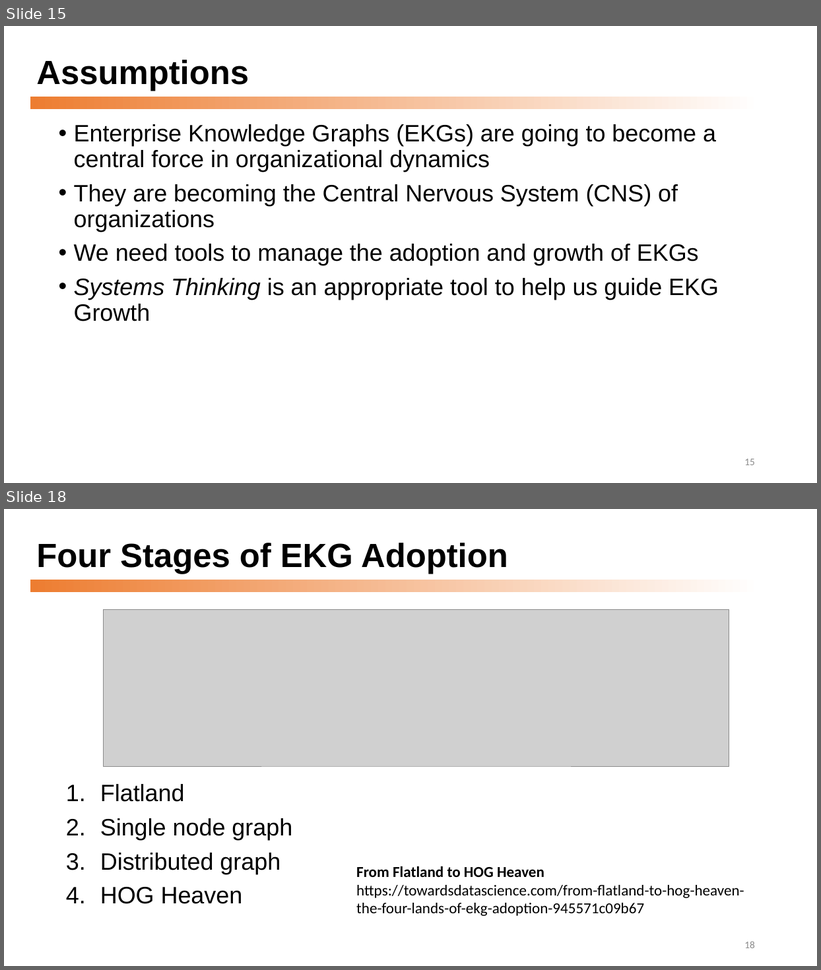
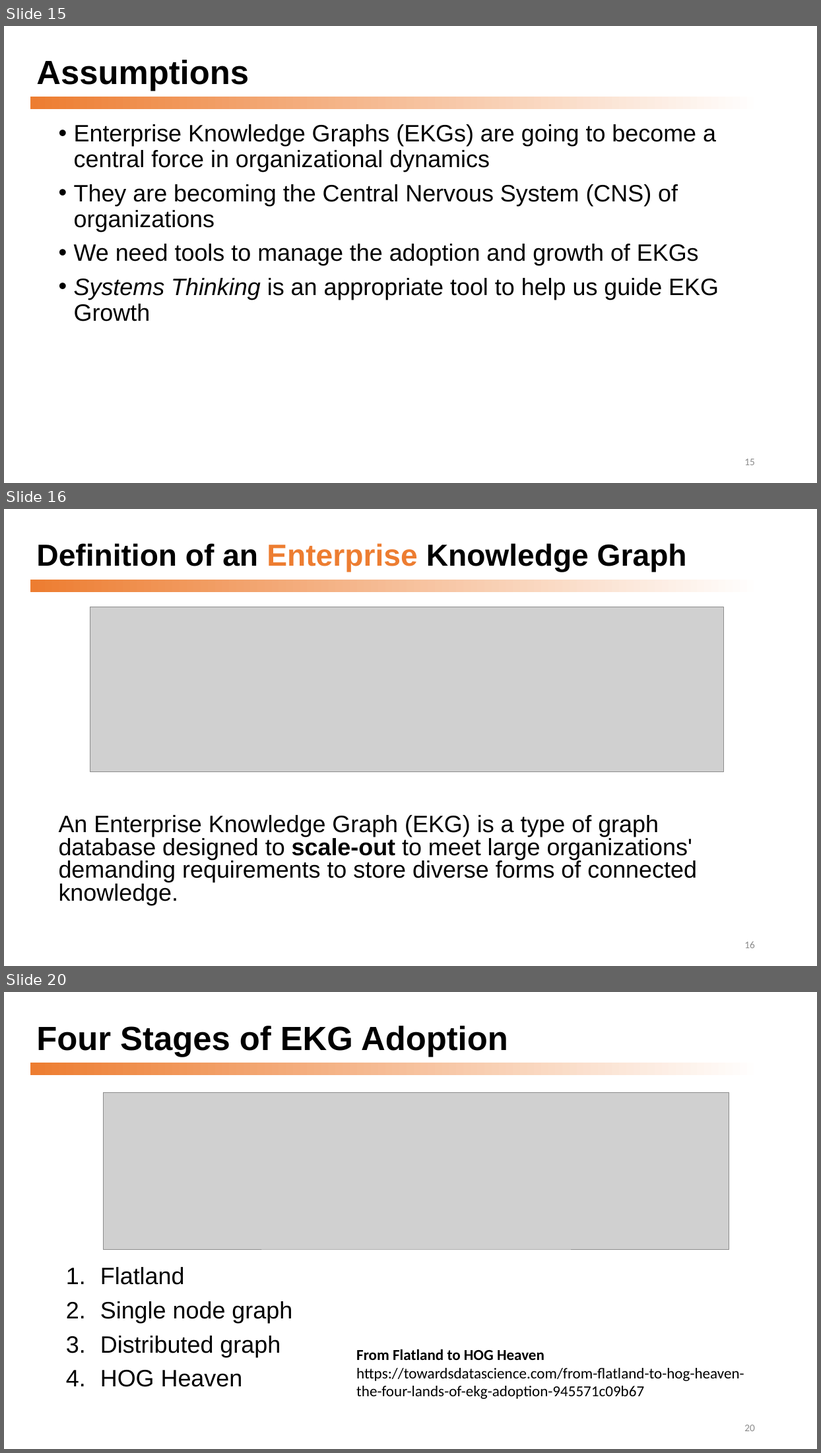
Before and after one commit to dmccreary/graph-systems-thinking, a slide deck: docs/presentations/Graph-Systems-Thinking-Half-Day-Workshop.pptx. Shown one above the other, each under a label of ours: slides 15 and 18 before the commit, slides 15, 16 and 20 after it; the slides between them are not shown. The pictures are 821x970 and 821x1453 pixels, drawn with LibreOffice and Linux fonts; fonts in the diff are those of the drawing; grey boxes stand for pictures. Boxes give left, top, right and bottom in pixels: in the first picture for what was removed or moved away, otherwise in the second. Text is boxed around its words. In the diff, an @@ line names an element or a change of style, - is before the commit and + after.

```diff
--- a/docs/presentations/Graph-Systems-Thinking-Half-Day-Workshop.pptx
+++ b/docs/presentations/Graph-Systems-Thinking-Half-Day-Workshop.pptx
@@ slide 16 added at <box>4,509,817,966</box>, background #FFFFFF; not listed: 1 template element that a slide beside it also shows @@
@@ title added at <box>36,543,687,572</box>, 36 pt, text #000000, bold @@
+Definition of an Enterprise Knowledge Graph
@@ picture added at <box>90,607,724,772</box> @@
@@ text added at <box>59,815,697,906</box>, 28 pt, text #000000 @@
+An Enterprise Knowledge Graph (EKG) is a type of graph database designed to scale-out to meet large organizations' demanding requirements to store diverse forms of connected knowledge.
@@ page number added at <box>745,941,755,949</box>, 12 pt, text #8C8C8C @@
+16
@@ what was slide 18 is now slide 20 @@
@@ page number at <box>745,1425,755,1432</box>: text changed @@
-18
+20
```
Also in this commit, not shown: 9 slides changed, 8 other slides added.
